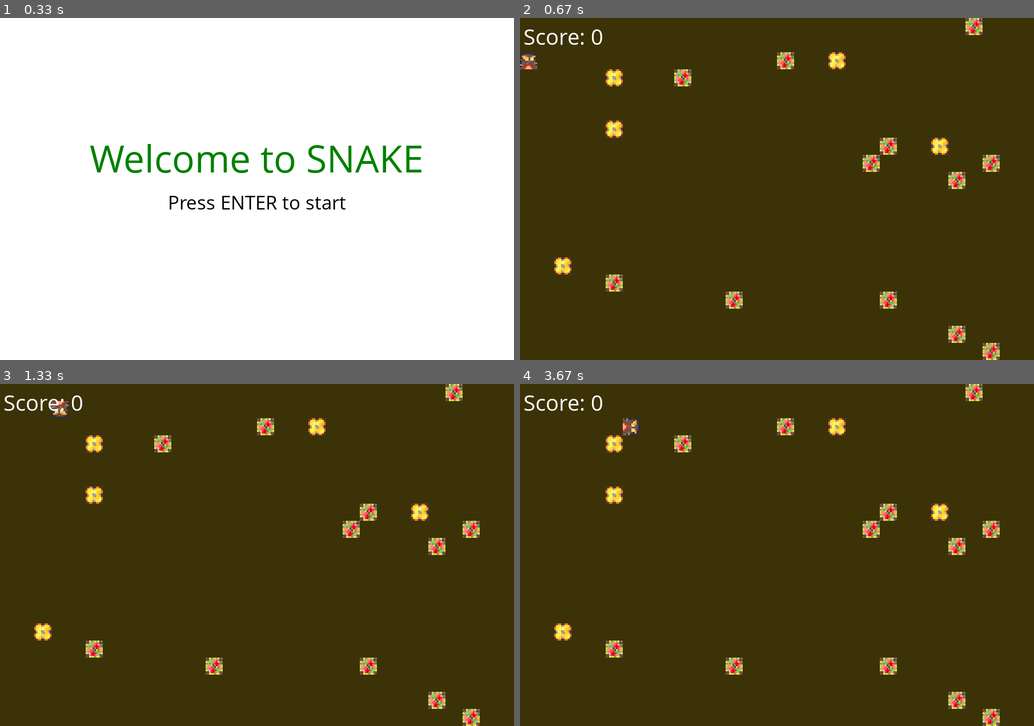
Above: before the commit, frames 1-4 (two rows, left to right).
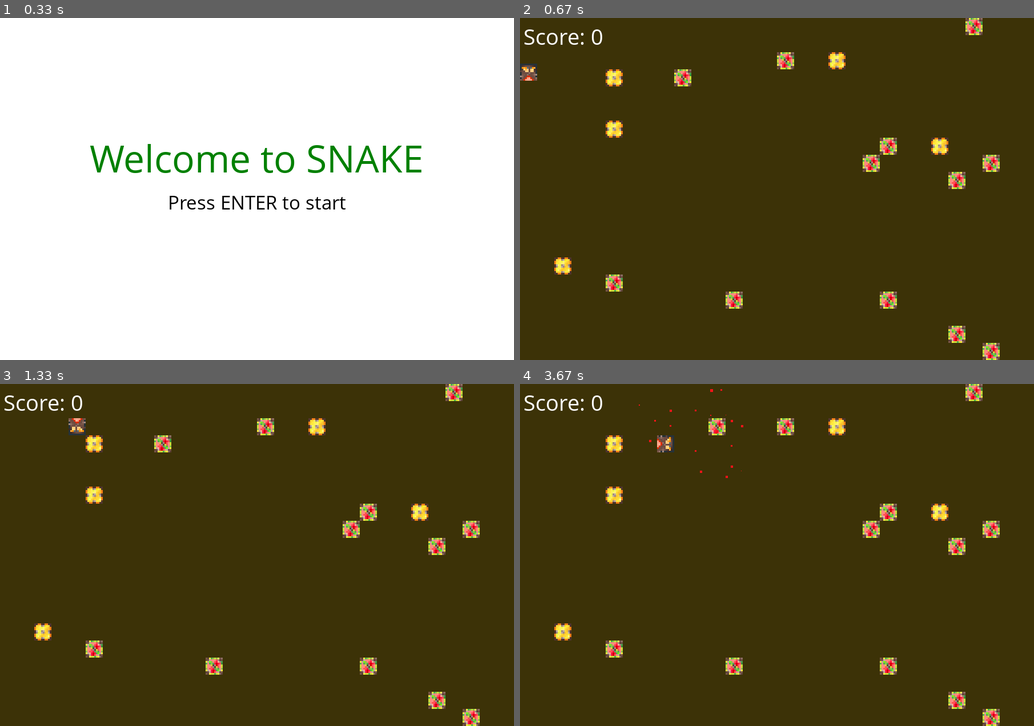
Above: after the commit, the same moments.

Repository: felix-vierthaler/pygame-snake
Game: pygame game, started from main.py
Same seed, same stepped clock (60 frames per second), same inputs: the game is played once before the commit and once after it.
Inputs:
- Up to frame 1 (0.33 s): no input
- Up to frame 2 (0.67 s): tap Enter at 0.33 s
- Up to frame 3 (1.33 s): hold Right 0.67-1.13 s; hold Up from 1.17 s (still down)
- Up to frame 4 (3.67 s): release Up at 1.47 s; hold Right 1.5-1.97 s; hold Left 2-2.53 s; hold Down 2.57-2.87 s; hold Left 2.9-3.3 s

Frame 1 is identical in both runs. In frame 2, 0.3% of the frame differs, in the area x 0-4%, y 10-19%; in frame 3, 0.3%; in frame 4, 0.7%, in the area x 20-44%, y 1-28%.

Commit message:
framerate fix

Diff:
--- a/app.py
+++ b/app.py
@@ -24,7 +24,7 @@
         self.activeScene = newScene(self, self.WIDTH, self.HEIGHT, obj)
 
     #function to stop gameloop from outside
-    def stop():
+    def stop(self):
         self.running = False
 
     #starts the gameloop
@@ -53,4 +53,4 @@
             #flip pygame buffer to actually render to screen
             pygame.display.flip()
             #set framerate of 60fps
-            clock.tick(60)
+            clock.tick_busy_loop(120)
--- a/snake.py
+++ b/snake.py
@@ -19,7 +19,7 @@
         self.tailY = []  #
         self.direction = 0  #0=down 1=left 2=up 3=right
         self.nextDirection = 0  #direction it will go once it is in middle of field
-        self.speed = 3 #danger: has to be dividable by boxWidth
+        self.speed = 2 #danger: has to be dividable by boxWidth
 
         self.isDead = False
         self.dying = False
